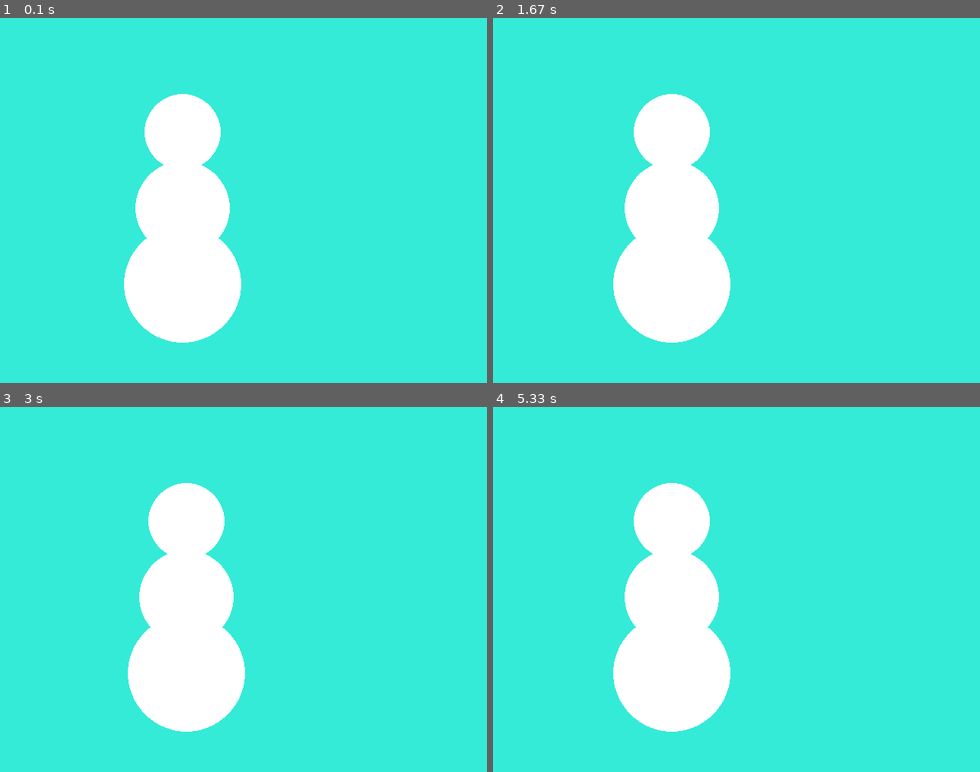
Above: before the commit, frames 1-4 (two rows, left to right).
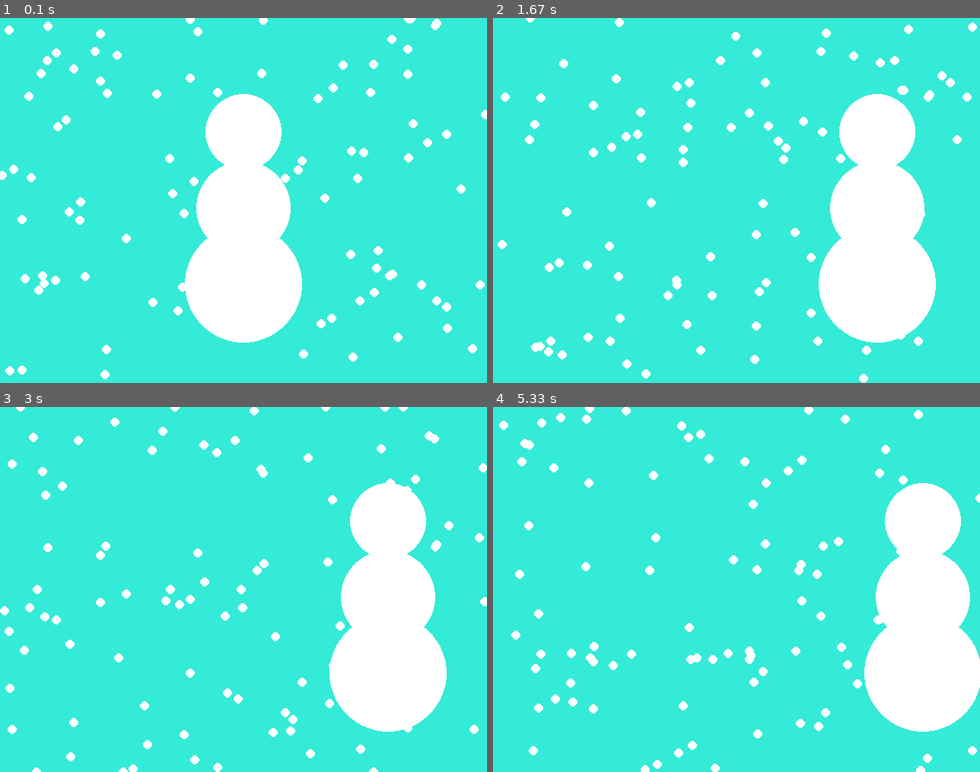
Above: after the commit, the same moments.

Repository: bly852/ICS3U1
Game: pygame game, started from (19.11.04) PyGame Intro/snowman_function.py
Two runs of this game, one before a commit and one after it. Both use one fixed random seed, a clock stepped at 60 frames per second and the inputs below.
Inputs:
- Up to frame 1 (0.1 s): no input
- Up to frame 2 (1.67 s): hold Right 0.33-0.8 s; hold Right 0.83-1.3 s; hold Left from 1.33 s (still down)
- Up to frame 3 (3 s): release Left at 1.87 s; hold Left 1.9-2.3 s; hold Right 2.33-2.97 s
- Up to frame 4 (5.33 s): hold Left 3-3.47 s; hold Right 3.5-3.97 s; hold Right 4-4.47 s; hold Left 4.5-5.03 s; hold Left from 5.07 s (still down)

The runs differ from the first frame. In frame 1, 19% of the frame differs, in the area x 0-100%, y 0-99%; in frame 2, 25%; in frame 3, 25%; in frame 4, 25%, in the area x 1-100%, y 0-100%.

Commit message:
Update snowman_function.py
Added snowflakes

Added ability to move

Diff:
--- a/(19.11.04) PyGame Intro/snowman_function.py
+++ b/(19.11.04) PyGame Intro/snowman_function.py
@@ -1,9 +1,18 @@
-import pygame, sys, time
+import pygame, sys, time, random
 from pygame.locals import *
 
 #Window Dimensions
 w = 640
 h = 480
+x = w//2
+y = 150
+r = 50
+x_dir = 0
+y_dir = 0
+
+flakes = []
+for i in range (100):
+    flakes.append([random.randint(1,w), random.randint(1,h), random.randint(1,5)])
 
 pygame.init()
 fpsClock = pygame.time.Clock()
@@ -23,9 +32,6 @@
     r2 = int(r*1.25)
     r3 = int(r2*1.25)
 
-    x += x_dir
-    y += y_dir
-
     #Top Circle
     pygame.draw.circle(screen, white, (x,y), r)
     #Middle Circle
@@ -34,12 +40,18 @@
     pygame.draw.circle(screen, white, (x,y+r*4), r3)
 
 
-x_dir = 0
-y_dir = 0
-
 while True:
     screen.fill (pygame.Color (52, 235, 216))
 
+    #Snowflakes
+    for i in range (len(flakes)):
+        pygame.draw.circle (screen, white, (flakes[i][0], flakes[i][1]), 6)
+        flakes[i][1] = flakes[i][1] + flakes[i][2]
+        if (flakes[i][1] > h ):
+            flakes[i][1] = 0
+            flakes[i][0] = random.randint(1,w)
+
+    #Exiting Window
     for event in pygame.event.get():
         if event.type == QUIT:
             pygame.quit()
@@ -48,13 +60,29 @@
             if event.key == K_ESCAPE:
                 pygame.quit()
                 sys.exit()
+
+            #Movement
             if event.key == K_LEFT:
                 x_dir = -5
             if event.key == K_RIGHT:
                 x_dir = 5
+        if event.type == KEYUP:
+            if event.key == K_LEFT:
+                x_dir = 0
+            if event.key == K_RIGHT:
+                x_dir = 0
 
+    #Edge Detection
+    if x < w-w:
+        x_dir = 0
+        x += 1
+    if x > w:
+        x_dir = 0
+        x -= 1
 
-    drawSm(240,150,50)
+    drawSm(x,y,r)
+
+    x += x_dir
 
     pygame.display.update()
-    fpsClock.tick(30)
+    fpsClock.tick(60)
